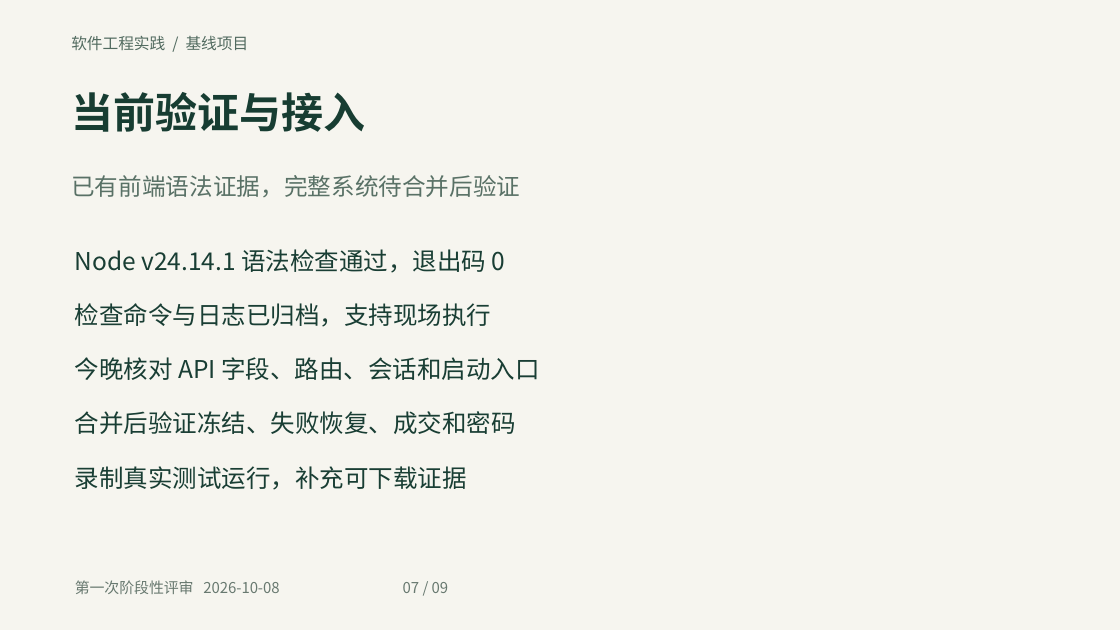
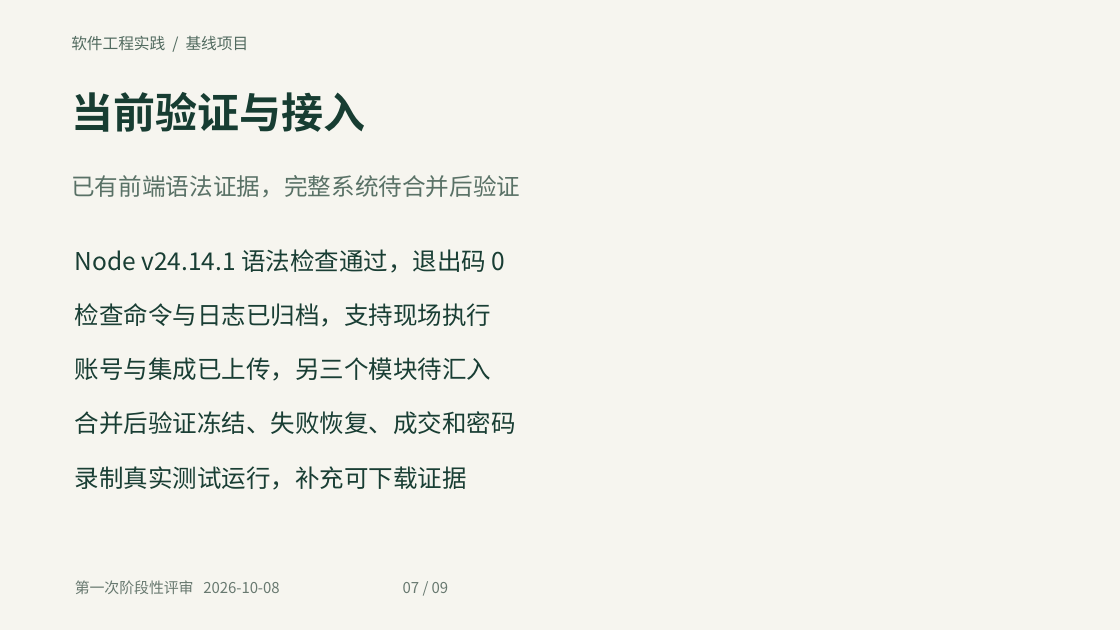
Before and after one commit to LittleChenLiya/online-shopping-mvp, a slide deck: slide 7 of docs/review-01/第1次阶段性评审汇报.pptx. Drawn at 1120x630 pixels with LibreOffice and Linux fonts; fonts in the diff are those of the drawing. Boxes give left, top, right and bottom in pixels: in the first picture for what was removed or moved away, otherwise in the second. Text is boxed around its words. In the diff, an @@ line names an element or a change of style, - is before the commit and + after.

Commit message:
docs: 同步组员05模块上传快照并核对汇报资料

```diff
--- a/docs/review-01/第1次阶段性评审汇报.pptx
+++ b/docs/review-01/第1次阶段性评审汇报.pptx
@@ text at <box>75,357,492,381</box>: text changed @@
-今晚核对 API 字段、路由、会话和启动入口
+账号与集成已上传，另三个模块待汇入
```
Also in this commit, not shown: 1 other slide changed, 8 other files.
